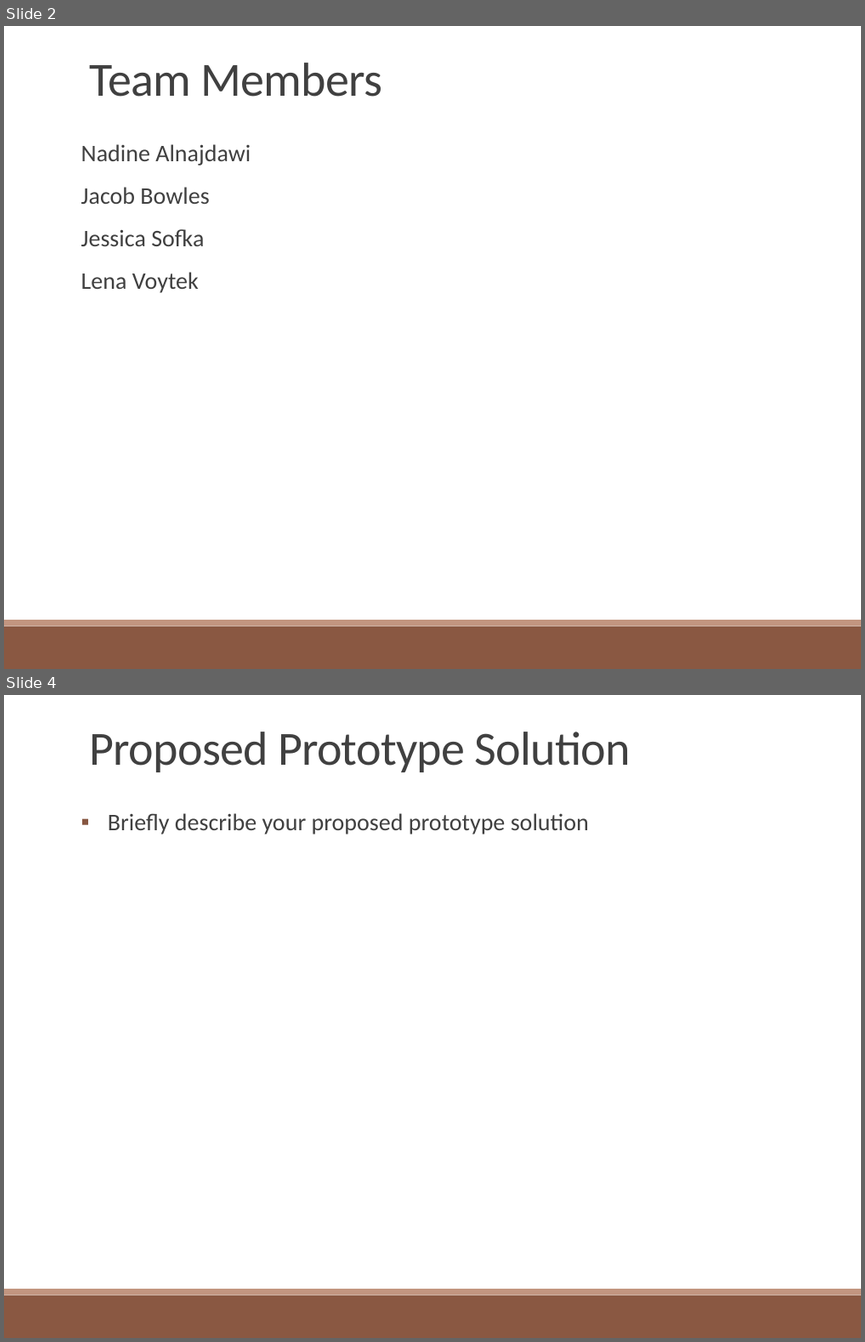
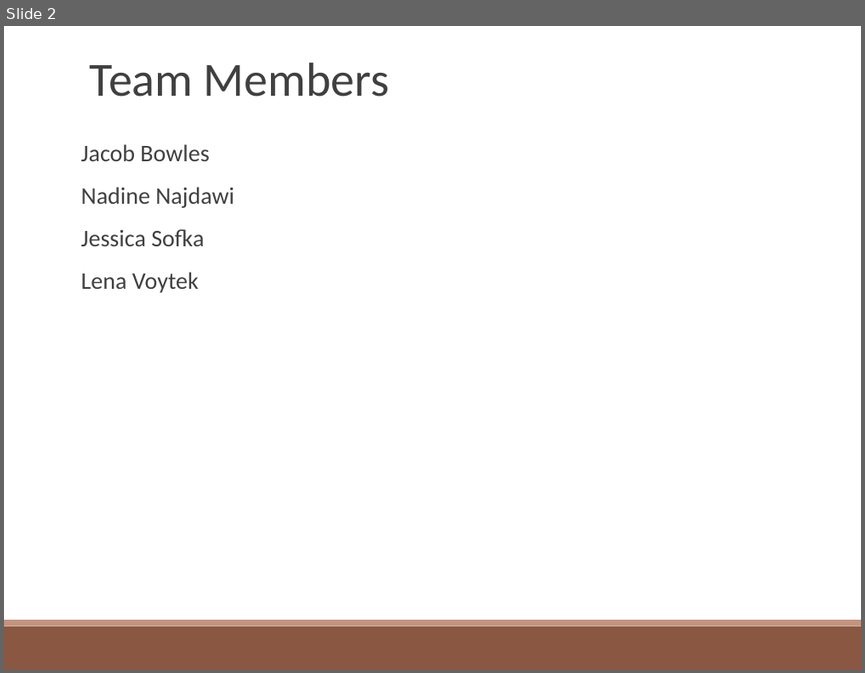
Before and after one commit to lvoytek/VoiceModulator, a slide deck: Proposal/FinalProposal.pptx. Shown one above the other, each under a label of ours: slides 2 and 4 before the commit, slide 2 after it; the slides between them are not shown. The pictures are 865x1342 and 865x673 pixels, drawn with LibreOffice and Linux fonts; fonts in the diff are those of the drawing. Boxes give left, top, right and bottom in pixels: in the first picture for what was removed or moved away, otherwise in the second. Text is boxed around its words. In the diff, an @@ line names an element or a change of style, - is before the commit and + after.

```diff
--- a/Proposal/FinalProposal.pptx
+++ b/Proposal/FinalProposal.pptx
@@ slide 4 removed at (4, 695, 861, 1338), background #FFFFFF; not listed: 2 template elements that a slide beside it also shows @@
@@ text removed at (90, 732, 630, 772) @@
-Proposed Prototype Solution
@@ text removed at (108, 813, 589, 834) @@
-▪ Briefly describe your proposed prototype solution
@@ slide 2 changed as well @@
@@ text "Team Members" at (90, 63, 389, 97): letter spacing -0.5 to 0 pt @@
@@ text at (81, 144, 250, 165): paragraph removed @@
-Nadine Alnajdawi
@@ text at (81, 144, 209, 293): less space between paragraphs @@
@@ text at (81, 187, 234, 208): paragraph added @@
+Nadine Najdawi
```
Also in this commit, not shown: 2 other slides changed, 8 slides added, 3 other slides removed.
